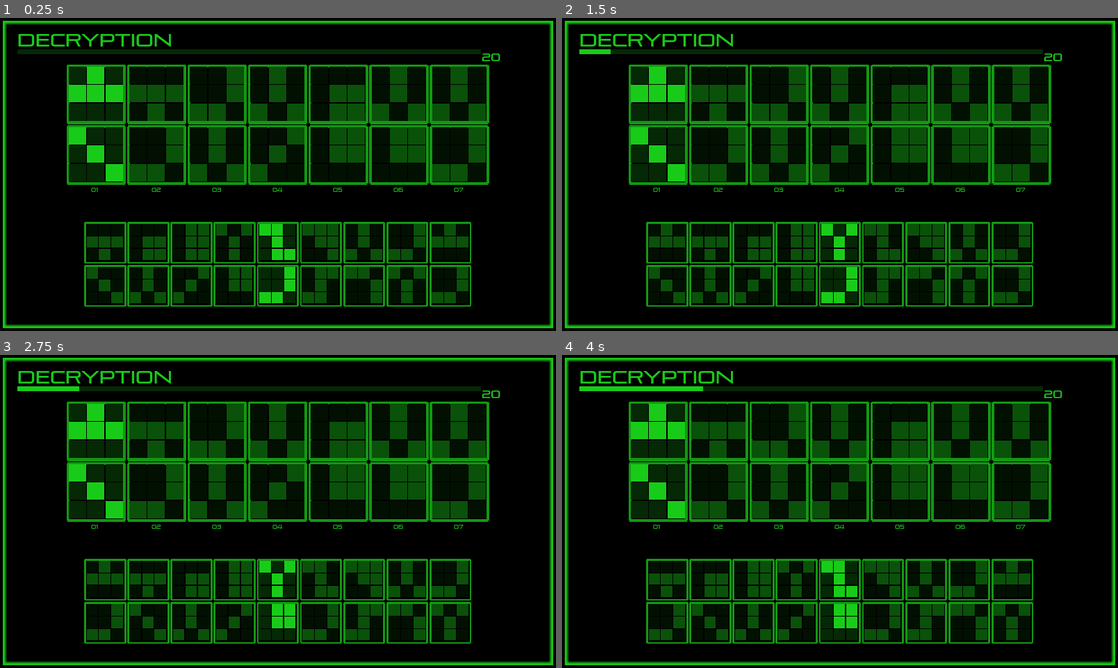
Above: before the commit, frames 1-4 (two rows, left to right).
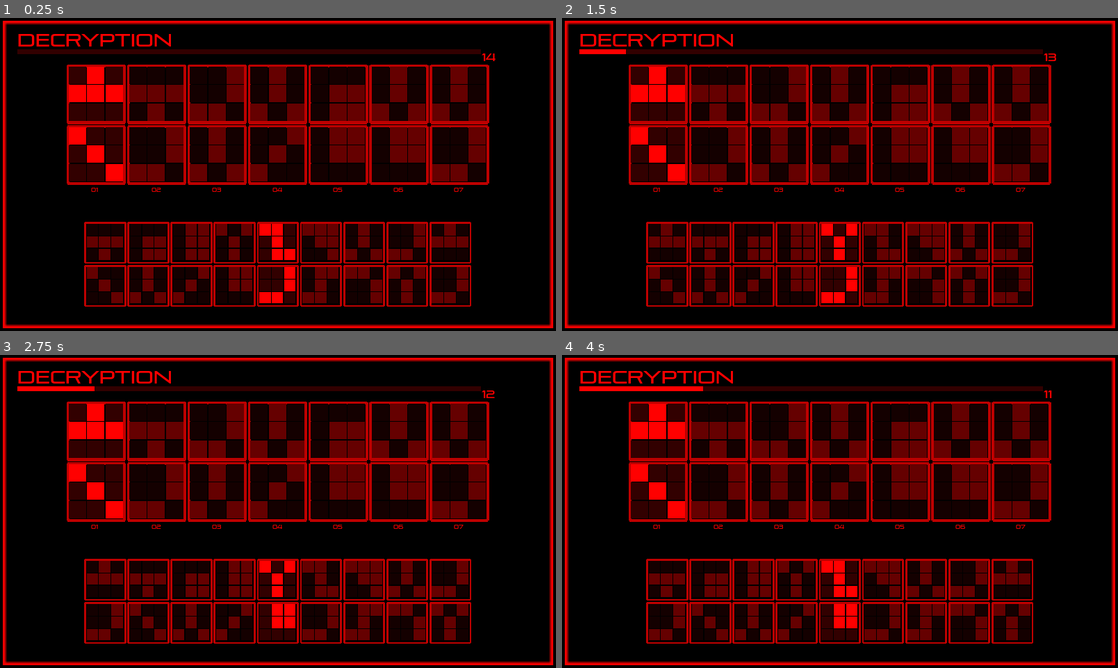
Above: after the commit, the same moments.

Repository: abarichello/gamine
Game: Godot game, scene res://scenes/Main.tscn
Two runs of this game, one before a commit and one after it. Both use one fixed random seed, a clock stepped at 60 frames per second and the inputs below.
Inputs:
- Up to frame 1 (0.25 s): no input
- Up to frame 2 (1.5 s): tap Enter (ui_accept) at 0.5, 0.77, 1.25 s; hold Right (ui_right) 0.53-1.28 s; hold Down (ui_down) from 1.28 s (still down)
- Up to frame 3 (2.75 s): tap Enter (ui_accept) at 1.52, 2 s; release Down (ui_down) at 2.03 s; hold Right (ui_right) from 2.03 s (still down)
- Up to frame 4 (4 s): tap Enter (ui_accept) at 2.75, 3.02, 3.5, 3.77 s; release Right (ui_right) at 2.78 s; hold Up (ui_up) 2.78-3.53 s; hold Left (ui_left) from 3.53 s (still down)

The runs differ from the first frame. In frame 1, 32% of the frame differs, in the area x 0-100%, y 0-100%; in frame 2, 32%; in frame 3, 32%; in frame 4, 31%.

Commit message:
Update TimeLeftText process
TimeLeftText synced with reimaining time, also reorganized margins on progress container.

Diff:
--- a/game/scenes/Game.tscn
+++ b/game/scenes/Game.tscn
@@ -191,8 +191,8 @@
 rect_clip_content = false
 mouse_filter = 1
 mouse_default_cursor_shape = 0
-size_flags_horizontal = 4
-size_flags_vertical = 1
+size_flags_horizontal = 1
+size_flags_vertical = 4
 alignment = 0
 _sections_unfolded = [ "Anchor", "Focus", "Grow Direction", "Hint", "Margin", "Material", "Mouse", "Pause", "Rect", "Size Flags", "Theme", "Visibility", "custom_constants" ]
 
@@ -220,7 +220,7 @@
 page = 0.0
 value = 7.0
 exp_edit = false
-rounded = true
+rounded = false
 percent_visible = false
 _sections_unfolded = [ "Anchor", "Focus", "Grow Direction", "Hint", "Margin", "Material", "Mouse", "Pause", "Percent", "Rect", "Size Flags", "Theme", "Visibility", "custom_colors", "custom_fonts", "custom_styles" ]
 
--- a/game/scripts/GLOBALS.gd
+++ b/game/scripts/GLOBALS.gd
@@ -10,7 +10,7 @@
 const LOWLIGHT_COLOR = Color(0.4, 0.4, 0.4)
 
 # Themes
-var theme_index = 1
+var theme_index = 0
 var current_theme = self.THEMES[self.theme_index]
 const THEMES = [FERGUS_THEME, WYATT_THEME, STRASSE_THEME]
 
--- a/game/scripts/Game.gd
+++ b/game/scripts/Game.gd
@@ -11,6 +11,7 @@
 func _process(delta):
     $"1/Progress/ProgressBar".value = float($Timeleft.time_left)
     $"1/Progress/ProgressBar".rect_rotation = 180
+    $"1/Progress/TimeLeftText".text = str(int($Timeleft.time_left))
 
 func _input(event):
     if not $Data.dead:
